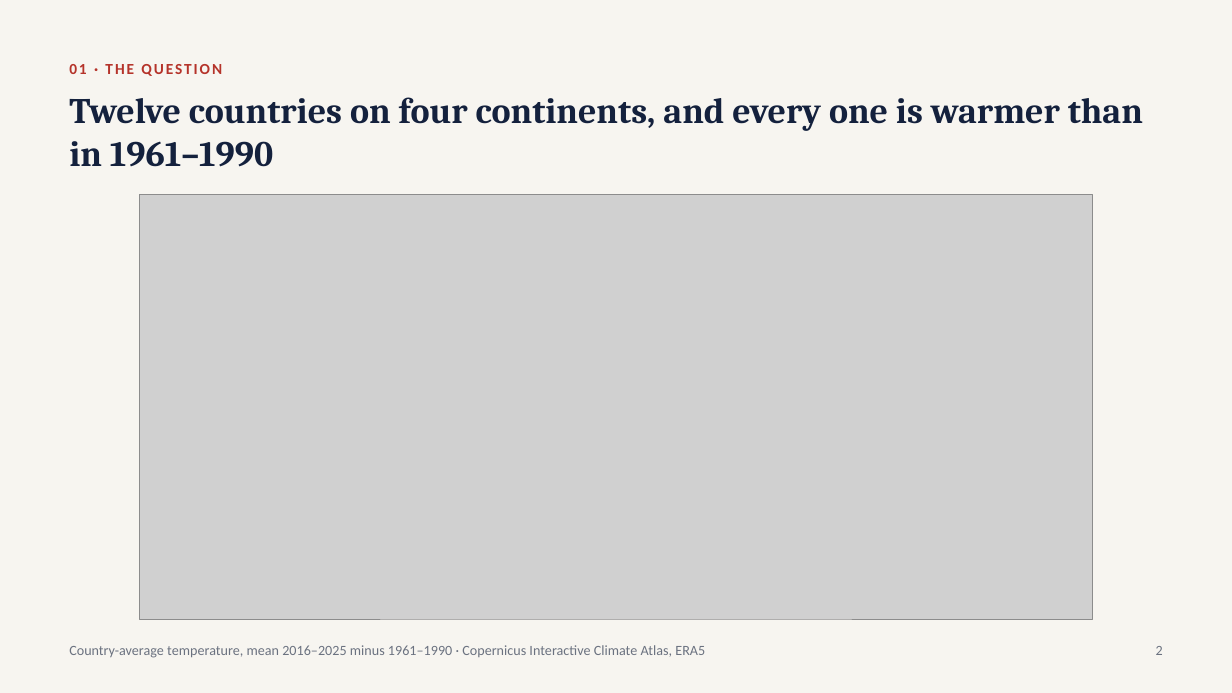
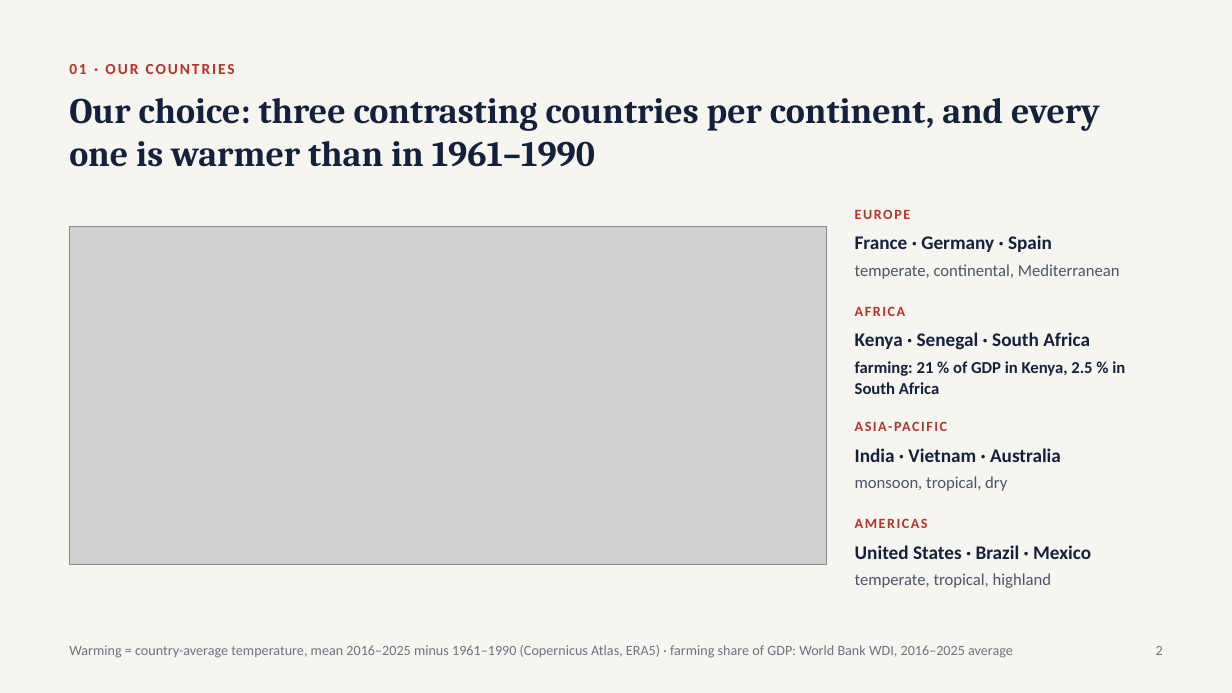
Before and after one commit to Polluxgnr/Environemental-economics-, a slide deck: slide 2 of presentation/Track1_presentation.pptx. Drawn at 1232x693 pixels with LibreOffice and Linux fonts; fonts in the diff are those of the drawing; grey boxes stand for pictures. Boxes give left, top, right and bottom in pixels: in the first picture for what was removed or moved away, otherwise in the second. Text is boxed around its words. In the diff, an @@ line names an element or a change of style, - is before the commit and + after.

```diff
--- a/presentation/Track1_presentation.pptx
+++ b/presentation/Track1_presentation.pptx
@@ text at (69, 64, 235, 74): text changed @@
-01 · THE QUESTION
+01 · OUR COUNTRIES
@@ text at (69, 98, 1100, 167): text changed @@
-Twelve countries on four continents, and every one is warmer than in 1961–1990
+Our choice: three contrasting countries per continent, and every one is warmer than in 1961–1990
@@ text added at (855, 203, 1163, 226), 11 pt, text #B5332A, bold @@
+EUROPE
@@ picture: place and size @@
-picture at (140, 194, 1092, 619)
+picture at (69, 226, 827, 565)
@@ text added at (855, 235, 1052, 252), 15 pt, text #14213D, bold @@
+France · Germany · Spain
@@ text added at (855, 264, 1120, 279), 13 pt, text #4A5568 @@
+temperate, continental, Mediterranean
@@ text added at (855, 306, 905, 316), 11 pt, text #B5332A, bold @@
+AFRICA
@@ text added at (855, 332, 1090, 350), 15 pt, text #14213D, bold @@
+Kenya · Senegal · South Africa
@@ text added at (855, 361, 1125, 394), 13 pt, text #14213D, bold @@
+farming: 21 % of GDP in Kenya, 2.5 % in South Africa
@@ text added at (855, 416, 1163, 439), 11 pt, text #B5332A, bold @@
+ASIA-PACIFIC
@@ text added at (855, 448, 1061, 462), 15 pt, text #14213D, bold @@
+India · Vietnam · Australia
@@ text added at (855, 476, 1007, 491), 13 pt, text #4A5568 @@
+monsoon, tropical, dry
@@ text added at (855, 518, 928, 528), 11 pt, text #B5332A, bold @@
+AMERICAS
@@ text added at (855, 545, 1091, 559), 15 pt, text #14213D, bold @@
+United States · Brazil · Mexico
@@ text added at (855, 573, 1051, 588), 13 pt, text #4A5568 @@
+temperate, tropical, highland
@@ text at (69, 645, 1013, 658): text changed @@
-Country-average temperature, mean 2016–2025 minus 1961–1990 · Copernicus Interactive Climate Atlas, ERA5
+Warming = country-average temperature, mean 2016–2025 minus 1961–1990 (Copernicus Atlas, ERA5) · farming share of GDP: World Bank WDI, 2016–2025 average
```
Also in this commit, not shown: 8 other slides changed, 8 other files.
